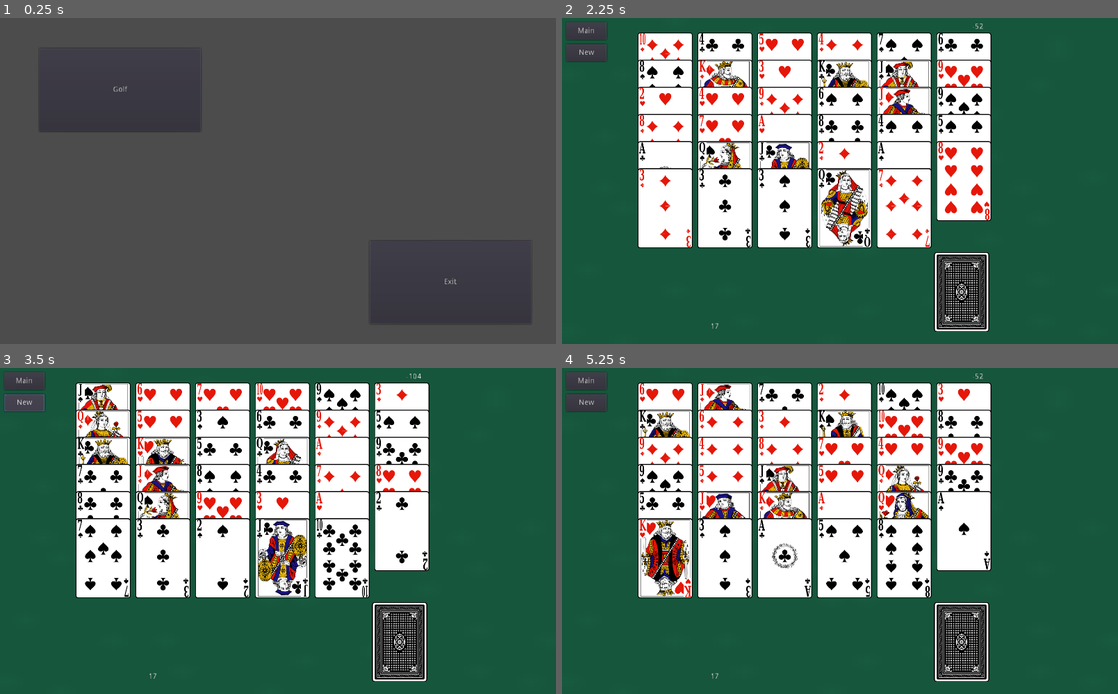
Above: before the commit, frames 1-4 (two rows, left to right).
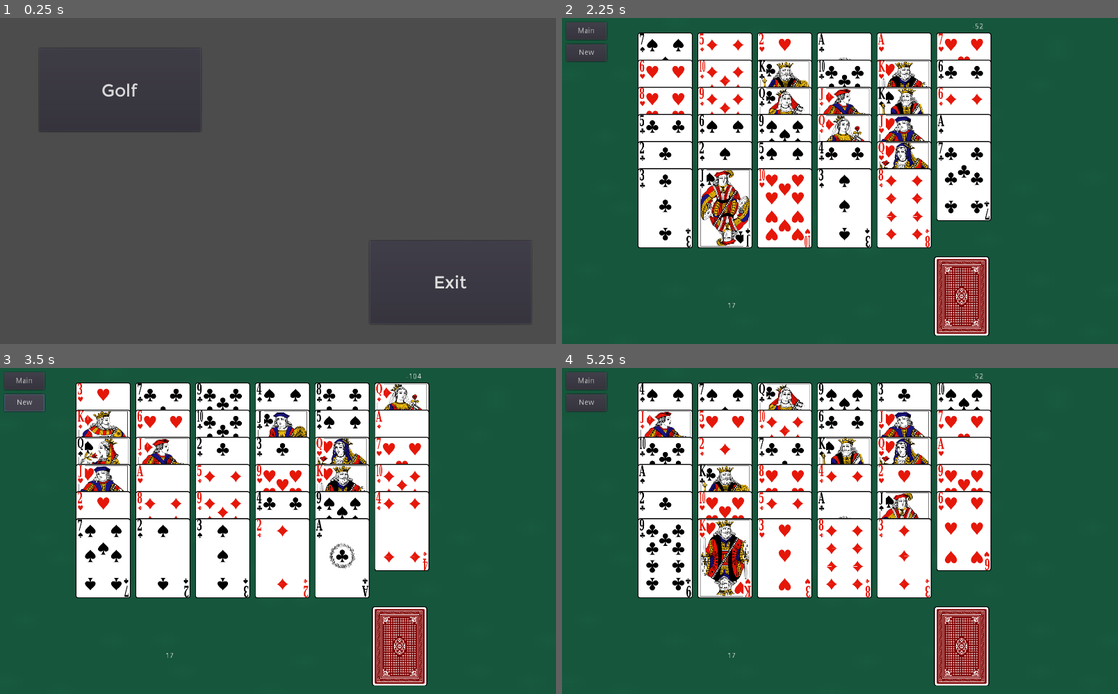
Above: after the commit, the same moments.

Repository: fbrunet99/Solitaire
Game: Godot game, scene res://main.tscn
The game is run twice, just before and just after one commit, with the same random seed, the same clock (stepped at 60 frames per second) and the same inputs.
Inputs:
- Up to frame 1 (0.25 s): no input
- Up to frame 2 (2.25 s): click "Golf" at 0.5 s; click "Main" at 1.25 s; click "Golf" at 2 s
- Up to frame 3 (3.5 s): click "New" at 2.75 s
- Up to frame 4 (5.25 s): click "New" at 3.5 s; click "Main" at 4.25 s; click "Golf" at 5 s

The runs differ from the first frame. In frame 1, 0.2% of the frame differs, in the area x 18-84%, y 20-84%; in frame 2, 15%; in frame 3, 13%; in frame 4, 15%, in the area x 13-77%, y 4-98%.

Commit message:
Added custom fonts. Fixed new game cleanup.

Diff:
--- a/src/card.gd
+++ b/src/card.gd
@@ -5,35 +5,47 @@
 
 signal card_clicked
 
-var _cur_idx setget set_cardnum, get_cardnum
+var _cur_idx: int setget set_cardnum, get_cardnum
+var _face_down: bool setget set_face_down, is_face_down
+var _cur_back = 63
 
 
 func _ready():
+	_face_down = false
 	if _cur_idx == null:
 		_cur_idx = 0
-	pass # Replace with function body.
 
 
 #func _process(delta):
 #	pass
 
 
-func set_back(num):
-	$CardSprite.frame = num + CardInfo.DECK_SIZE
+func set_face_down(is_down: bool):
+	_face_down = is_down
+	update_image()
 
 
-
-func set_cardnum(num):
-	_cur_idx = num
-	if num > 0 and num <= CardInfo.DECK_SIZE:
-		$CardSprite.frame = num
+func is_face_down() -> bool:
+	return _face_down
 
 
-func get_cardnum():
+# Set this card as a back with no value
+func make_placeholder(num: int):
+	$CardSprite.frame = num + (2 + CardInfo.DECK_SIZE)
+	_cur_idx = -1
+	update_image()
+
+
+func set_cardnum(num: int):
+	_cur_idx = num
+	update_image()
+
+
+func get_cardnum() -> int:
 	return _cur_idx
 
 
-func get_value():
+func get_value() -> int:
 	var ret
 	if _cur_idx < 1 + CardInfo.SUIT_SIZE:
 		ret = _cur_idx
@@ -62,7 +74,7 @@
 
 	return ret
 
-func is_on_top():
+func is_on_top() -> bool:
 	var onTop = true
 	var others = get_overlapping_areas()
 
@@ -82,15 +94,24 @@
 
 	return onTop
 
+
+func update_image():
+	if is_face_down():
+		$CardSprite.frame = _cur_back
+	else:
+		if _cur_idx > 0 and _cur_idx <= CardInfo.DECK_SIZE:
+			$CardSprite.frame = _cur_idx
+
+
+
 func move_to(new_position, remove):
 	position = new_position
 	if remove:
 		queue_free()
 
+
 func _on_card_input_event(_viewport, event, _shape_idx):
 	if event is InputEventMouseButton and event.pressed:
-		var value = get_value()
-		var suit = get_suit()
 		var onTop = is_on_top()
 		if onTop:
 			emit_signal("card_clicked", self)
--- /dev/null
+++ b/src/fonts/montreal/Montreal.tres
@@ -0,0 +1,8 @@
+[gd_resource type="DynamicFont" load_steps=2 format=2]
+
+[ext_resource path="res://fonts/montreal/Montreal-Regular.ttf" type="DynamicFontData" id=1]
+
+[resource]
+
+size = 32
+font_data = ExtResource( 1 )
--- /dev/null
+++ b/src/fonts/poco/Poco.tres
@@ -0,0 +1,11 @@
+[gd_resource type="DynamicFont" load_steps=2 format=2]
+
+[ext_resource path="res://fonts/poco/Poco.ttf" type="DynamicFontData" id=1]
+
+[resource]
+
+size = 40
+use_mipmaps = true
+extra_spacing_top = -18
+extra_spacing_bottom = 2
+font_data = ExtResource( 1 )
--- a/src/golf.gd
+++ b/src/golf.gd
@@ -14,43 +14,56 @@
 
 var _deck = []
 var _stock = []
+var _tableau = []
 
 func _ready():
 	randomize()
-	$Stock.connect("card_clicked", self, "on_stock_clicked")
+	var _err = $Stock.connect("card_clicked", self, "on_stock_clicked")
 	var pos = Vector2(300, 0)
 	var card
 
 
+	# Create a deck that can be reused across multiple games
 	if _deck.size() == 0:
 		for i in range(1, DECK_SIZE + 1):
 			card = create_card(i, pos)
 			add_child(card)
 			_deck.append(card)
 
-	setup_screen()
+	start_game()
 
 
 # Called every frame. 'delta' is the elapsed time since the previous frame.
 #func _process(delta):
 #	pass
 
-func setup_screen():
+func start_game():
+	$ScoreOverlay.clear_messages()
+	deal_cards()
+
+
+# Shuffle the deck and move the cards to the tableau and stock
+func deal_cards():
 	_stock.clear()
-	$Stock.set_back(3)
-
-	var card
+	_tableau.clear()
+	$Stock.make_placeholder(9)
+
+	disconnect_deck_signals()
+
 	_deck.shuffle()
 
 	var x = TABLEAU_LEFT - COL_WIDTH
 	var y = TABLEAU_TOP
 
+	var card
 	for i in range(0, TABLEAU_SIZE):
 		x += COL_WIDTH
 		if (x > TABLEAU_RIGHT):
 			x = TABLEAU_LEFT
 			y += ROW_HEIGHT
 		card = _deck[i]
+		_tableau.append(card)
+		card.set_face_down(false)
 		card.z_index = i
 		card.connect("card_clicked", self, "on_tableau_clicked")
 		card.position = Vector2(x, y)
@@ -63,22 +76,52 @@
 		card.connect("card_clicked", self, "on_stock_clicked")
 		card.position = Vector2(x, y)
 		card.z_index = i
-		add_child(card)
 		_stock.push_back(card)
 
 	$ScoreOverlay.update_score(-DECK_SIZE)
 	$ScoreOverlay.set_remain(DECK_SIZE - TABLEAU_SIZE)
 	$Current.visible = false
-
-
-func create_card(idx, pos):
-	var new_card = Card.instance()
-	new_card.set_cardnum(idx)
-#	new_card.z_index = idx
-	new_card.position = pos
-	return new_card
-
-
+	$Current.set_cardnum(-1)
+
+
+# Go back to the main menu
+# todo: give are-you-sure dialog if there are any moves
+func _on_Main_pressed():
+	var _ret = get_tree().change_scene("res://main.tscn")
+
+
+# If possible get another card from the stock
+func on_stock_clicked(_card):
+	$Current.visible = true
+	if _stock.size() > 0:
+		var stock_card = _stock.pop_back()
+		var idx = stock_card.get_cardnum()
+		print("value = ", stock_card.get_value(), " suit=", stock_card.get_suit(),
+				" idx=", idx)
+		remove_card(stock_card)
+		$Current.set_cardnum(idx)
+		$ScoreOverlay.update_remain(-1)
+
+		detect_end()
+
+
+# Remove a card from the tableau if it can be done
+func on_tableau_clicked(card):
+	var value = card.get_value()
+	var suit = card.get_suit()
+	print("Tableau clicked. value:", value, " suit:", suit)
+
+	var current_value = $Current.get_value()
+	if is_match(value, current_value):
+		print("It matches")
+
+		$Current.set_cardnum(card.get_cardnum())
+		remove_card(card)
+		_tableau.erase(card)
+		$ScoreOverlay.update_score(5)
+
+
+# Return true if the values given are a golf match
 func is_match(value1, value2):
 	if ((value1 == 1 && value2 == 13) || (value1 == 13 && value2 == 1)):
 		return true
@@ -92,45 +135,73 @@
 			ret = true
 	return ret
 
-func _on_Main_pressed():
-	var _ret = get_tree().change_scene("res://main.tscn")
-
-func on_stock2_clicked(card):
-	var value = card.get_value()
-	var suit = card.get_suit()
-	print("Stock clicked. value:", value, " suit:", suit)
-
-func on_tableau_clicked(card):
-	var value = card.get_value()
-	var suit = card.get_suit()
-	print("Tableau clicked. value:", value, " suit:", suit)
-
-	var current_value = $Current.get_value()
-	if is_match(value, current_value):
-		print("It matches")
-
-		$Current.set_cardnum(card.get_cardnum())
-		remove_card(card)
-		$ScoreOverlay.update_score(5)
-
-
-func on_stock_clicked(card):
-	$Current.visible = true
-	print("Move the top card from the stock to current")
-	if _stock.size() > 0:
-		var stock_card = _stock.pop_back()
-		var idx = stock_card.get_cardnum()
-		print("value = ", stock_card.get_value(), " suit=", stock_card.get_suit(),
-				" idx=", idx)
-		remove_card(stock_card)
-		$Current.set_cardnum(idx)
-		$ScoreOverlay.update_remain(-1)
+
+# Detect if the game should be ended win or lose
+func detect_end():
+	if _tableau.size() <= 0:
+		$ScoreOverlay.show_win()
+
+	if _stock.size() <= 0:
+		if !any_moves():
+			$ScoreOverlay.show_end()
+
+
+# Return true if there are any moves available
+func any_moves():
+	var cards = get_selectable_cards()
+	var cardValue
+	var stockValue = $Stock.get_cardnum()
+
+	for i in range(0, cards.size()):
+		cardValue = cards[i].get_cardnum()
+		if is_match(stockValue, cardValue):
+			return true
+
+	return false
+
+
+# Return all the tableau cards that can be selected
+func get_selectable_cards():
+	var card
+	var cards = []
+
+	for i in range(0, _tableau.size()):
+		card = _tableau[i]
+		if card.is_on_top():
+			cards.append(card)
+
+	return cards
+
+
+# Create a new card instance
+func create_card(idx, pos):
+	var new_card = Card.instance()
+	new_card.set_cardnum(idx)
+	new_card.position = pos
+	return new_card
+
 
 func remove_card(card):
 	card.position = Vector2(STOCK_LEFT, STOCK_TOP)
 	card.z_index = 200
 
+
+# Clean up any signals in the deck. This is needed because a specific card may be on
+# tableau one game and stock the next.
+func disconnect_deck_signals():
+	var card
+	var _err
+	var connections
+	for i in range(0, _deck.size()):
+		card = _deck[i]
+		connections = card.get_signal_connection_list("card_clicked")
+
+		for j in range(0, connections.size()):
+			var connection = connections[j]
+			_err = card.disconnect(connection["signal"],
+					self, connection["method"])
+
+
+
 func _on_New_pressed():
-	print("Should start new game")
-	setup_screen()
-	pass # Replace with function body.
+	start_game()
--- a/src/golf.tscn
+++ b/src/golf.tscn
@@ -23,6 +23,7 @@
 margin_top = 8.0
 margin_right = 82.0
 margin_bottom = 40.0
+hint_tooltip = "End current game and go back to the main menu. "
 text = "Main"
 __meta__ = {
 "_edit_use_anchors_": false
@@ -33,16 +34,17 @@
 margin_top = 48.0
 margin_right = 82.0
 margin_bottom = 80.0
+hint_tooltip = "End current game and start a new one"
 text = "New"
 __meta__ = {
 "_edit_use_anchors_": false
 }
 
 [node name="Stock" parent="." instance=ExtResource( 2 )]
-position = Vector2( 736, 504 )
+position = Vector2( 736, 512 )
 
 [node name="Current" parent="." instance=ExtResource( 2 )]
-position = Vector2( 400, 504 )
+position = Vector2( 400, 512 )
 
 [node name="ScoreOverlay" parent="." instance=ExtResource( 4 )]
 [connection signal="pressed" from="Main" to="." method="_on_Main_pressed"]
--- a/src/main.tscn
+++ b/src/main.tscn
@@ -1,6 +1,7 @@
-[gd_scene load_steps=2 format=2]
+[gd_scene load_steps=3 format=2]
 
 [ext_resource path="res://main.gd" type="Script" id=1]
+[ext_resource path="res://fonts/montreal/Montreal.tres" type="DynamicFont" id=2]
 
 [node name="Main" type="Control"]
 anchor_right = 1.0
@@ -11,10 +12,12 @@
 }
 
 [node name="Golf" type="Button" parent="."]
+modulate = Color( 0.968627, 0.968627, 0.968627, 1 )
 margin_left = 72.0
 margin_top = 56.0
 margin_right = 370.0
 margin_bottom = 209.0
+custom_fonts/font = ExtResource( 2 )
 text = "Golf"
 __meta__ = {
 "_edit_use_anchors_": false
@@ -25,6 +28,7 @@
 margin_top = 410.0
 margin_right = 979.0
 margin_bottom = 563.0
+custom_fonts/font = ExtResource( 2 )
 text = "Exit"
 __meta__ = {
 "_edit_use_anchors_": false
--- a/src/score-overlay.gd
+++ b/src/score-overlay.gd
@@ -7,6 +7,10 @@
 # Called when the node enters the scene tree for the first time.
 func _ready():
 	pass # Replace with function body.
+
+func clear_messages():
+	$GameOverMessage.visible = false
+	$WinMessage.visible = false
 
 
 func set_score(new_score):
@@ -23,6 +27,15 @@
 	remain = new_remain
 	$Remain.text = str(remain)
 
+
 func update_remain(add_remain):
 	remain += add_remain
 	$Remain.text = str(remain)
+
+
+func show_win():
+	$WinMessage.visible = true
+
+
+func show_end():
+	$GameOverMessage.visible = true
--- a/src/score-overlay.tscn
+++ b/src/score-overlay.tscn
@@ -1,6 +1,7 @@
-[gd_scene load_steps=2 format=2]
+[gd_scene load_steps=3 format=2]
 
 [ext_resource path="res://score-overlay.gd" type="Script" id=1]
+[ext_resource path="res://fonts/montreal/Montreal.tres" type="DynamicFont" id=2]
 
 [node name="ScoreOverlay" type="Node2D"]
 script = ExtResource( 1 )
@@ -17,12 +18,36 @@
 }
 
 [node name="Remain" type="Label" parent="."]
-margin_left = 249.0
-margin_top = 561.0
-margin_right = 289.0
-margin_bottom = 575.0
+margin_left = 280.0
+margin_top = 523.0
+margin_right = 320.0
+margin_bottom = 537.0
 text = "0"
 align = 2
 __meta__ = {
 "_edit_use_anchors_": false
 }
+
+[node name="GameOverMessage" type="Label" parent="."]
+visible = false
+margin_left = 468.0
+margin_top = 217.0
+margin_right = 508.0
+margin_bottom = 231.0
+custom_fonts/font = ExtResource( 2 )
+text = "Game Over"
+__meta__ = {
+"_edit_use_anchors_": false
+}
+
+[node name="WinMessage" type="Label" parent="."]
+visible = false
+margin_left = 468.0
+margin_top = 217.0
+margin_right = 508.0
+margin_bottom = 231.0
+custom_fonts/font = ExtResource( 2 )
+text = "You Win"
+__meta__ = {
+"_edit_use_anchors_": false
+}
Binary file added: src/fonts/montreal/Montreal-Bold.ttf
Binary file added: src/fonts/montreal/Montreal-Regular.ttf
Not shown, added: src/fonts/montreal/OFL.txt
Binary file added: src/fonts/overview.PNG
Not shown, added: src/fonts/overview.PNG.import
Not shown, added: src/fonts/poco/CC BY 4.0.txt
Binary file added: src/fonts/poco/Poco.ttf
Not shown, added: src/LICENSE
Not shown, added: src/README.md
Not shown, added: src/fonts/montreal/Montreal-Bold.sfd
Not shown, added: src/fonts/montreal/Montreal-Regular.sfd
